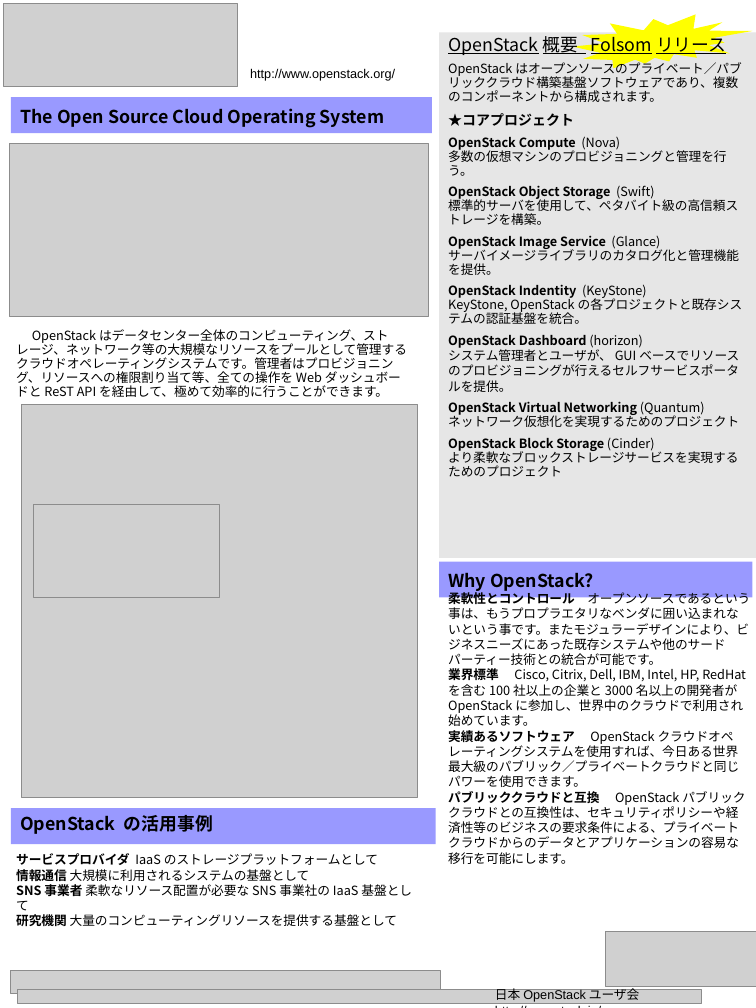
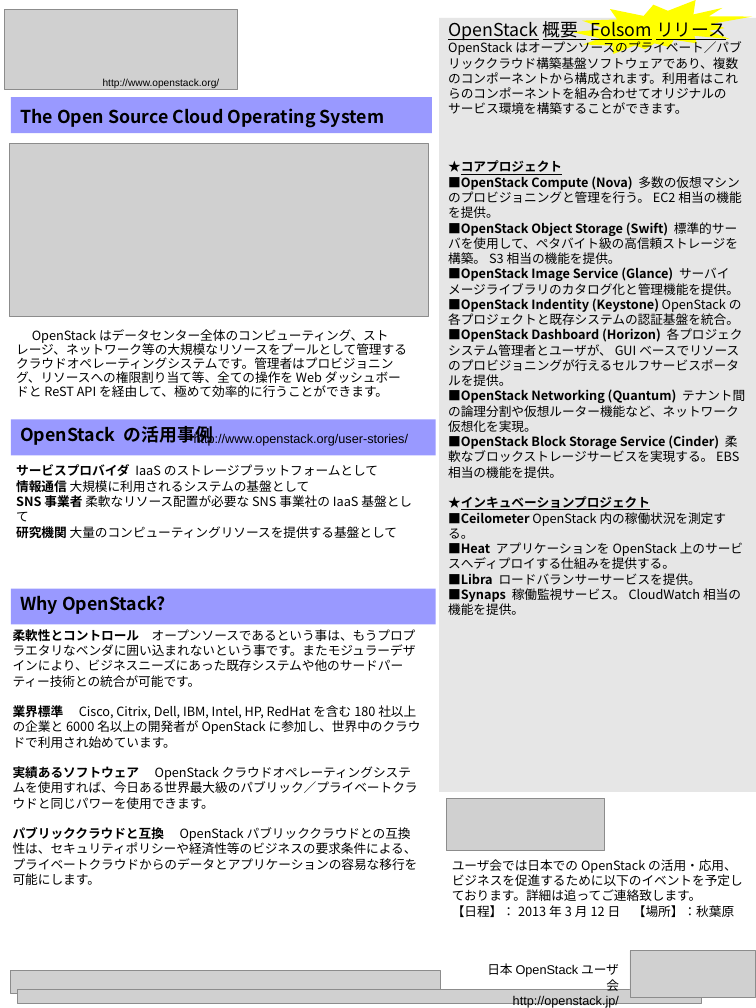
Before and after one commit to irixjp/openstack-leaflet, a slide deck: slide 1 of OpenStack-leaflet.odp. Drawn at 756x1008 pixels with LibreOffice and Linux fonts; fonts in the diff are those of the drawing; grey boxes stand for pictures. Boxes give left, top, right and bottom in pixels: in the first picture for what was removed or moved away, otherwise in the second. Text is boxed around its words. In the diff, an @@ line names an element or a change of style, - is before the commit and + after.

```diff
--- a/OpenStack-leaflet.odp
+++ b/OpenStack-leaflet.odp
@@ picture: place and size @@
-picture at box(4, 4, 238, 87)
+picture at box(5, 9, 238, 90)
@@ rectangle: place and size @@
-rectangle at box(439, 32, 755, 558)
+rectangle at box(439, 18, 755, 792)
@@ irregular seal: place and size @@
-irregular seal at box(572, 15, 752, 69)
+irregular seal at box(572, 0, 752, 54)
@@ text added at box(448, 39, 741, 114), 10 pt, text #000000 @@
+OpenStack概要 Folsomリリース
+OpenStackはオープンソースのプライベート／パブリッククラウド構築基盤ソフトウェアであり、複数のコンポーネントから構成されます。利用者はこれらのコンポーネントを組み合わせてオリジナルのサービス環境を構築することができます。
@@ text "http://www.openstack.org/": place and size @@
-text "http://www.openstack.org/" at box(250, 68, 395, 81)
+text "http://www.openstack.org/" at box(103, 78, 220, 88)
@@ text "http://www.openstack.org/" at box(103, 78, 220, 88): size 10 to 8 pt @@
@@ text at box(448, 60, 741, 102): paragraphs removed @@
-OpenStack概要 Folsomリリース
-OpenStackはオープンソースのプライベート／パブリッククラウド構築基盤ソフトウェアであり、複数のコンポーネントから構成されます。
@@ text "★コアプロジェクト": place and size @@
-text "★コアプロジェクト" at box(448, 60, 741, 477)
+text "★コアプロジェクト" at box(448, 160, 745, 615)
@@ text at box(448, 174, 745, 615): text changed @@
-OpenStack Compute (Nova)
-多数の仮想マシンのプロビジョニングと管理を行う。
-OpenStack Object Storage (Swift)
-標準的サーバを使用して、ペタバイト級の高信頼ストレージを構築。
-OpenStack Image Service (Glance)
-サーバイメージライブラリのカタログ化と管理機能を提供。
-OpenStack Indentity (KeyStone)
-KeyStone, OpenStackの各プロジェクトと既存システムの認証基盤を統合。
-OpenStack Dashboard (horizon)
-システム管理者とユーザが、GUIベースでリソースのプロビジョニングが行えるセルフサービスポータルを提供。
-OpenStack Virtual Networking (Quantum)
-ネットワーク仮想化を実現するためのプロジェクト
-OpenStack Block Storage (Cinder)
-より柔軟なブロックストレージサービスを実現するためのプロジェクト
+■OpenStack Compute (Nova) 多数の仮想マシンのプロビジョニングと管理を行う。EC2相当の機能を提供。
+■OpenStack Object Storage (Swift) 標準的サーバを使用して、ペタバイト級の高信頼ストレージを構築。S3相当の機能を提供。
+■OpenStack Image Service (Glance) サーバイメージライブラリのカタログ化と管理機能を提供。
+■OpenStack Indentity (Keystone) OpenStackの各プロジェクトと既存システムの認証基盤を統合。
+■OpenStack Dashboard (Horizon) 各プロジェクシステム管理者とユーザが、GUIベースでリソースのプロビジョニングが行えるセルフサービスポータルを提供。
+■OpenStack Networking (Quantum) テナント間の論理分割や仮想ルーター機能など、ネットワーク仮想化を実現。
+■OpenStack Block Storage Service (Cinder) 柔軟なブロックストレージサービスを実現する。EBS相当の機能を提供。
+★インキュベーションプロジェクト
+■Ceilometer OpenStack内の稼働状況を測定する。
+■Heat アプリケーションをOpenStack上のサービスへディプロイする仕組みを提供する。
+■Libra ロードバランサーサービスを提供。
+■Synaps 稼働監視サービス。CloudWatch相当の機能を提供。
@@ text at box(448, 160, 562, 175): size 11 to 10 pt, bold off, underline on in "★コアプロジェクト" @@
@@ text "OpenStack の活用事例": place and size @@
-text "OpenStack の活用事例" at box(20, 815, 213, 834)
+text "OpenStack の活用事例" at box(20, 426, 213, 446)
@@ rectangle added at box(11, 420, 436, 455), fill #9999FF @@
@@ text added at box(194, 433, 409, 446), 10 pt, text #000000 @@
+http://www.openstack.org/user-stories/
@@ text "サービスプロバイダ IaaSのストレージプラットフォームとして": place and size @@
-text "サービスプロバイダ IaaSのストレージプラットフォームとして" at box(16, 853, 397, 929)
+text "サービスプロバイダ IaaSのストレージプラットフォームとして" at box(16, 464, 397, 540)
@@ picture removed at box(34, 504, 219, 597) @@
@@ rectangle removed at box(439, 561, 752, 597) @@
@@ rectangle: place and size @@
-rectangle at box(11, 808, 436, 844)
+rectangle at box(11, 589, 436, 624)
@@ text added at box(20, 595, 166, 614), 14 pt, text #000000, bold @@
+Why OpenStack?
@@ text at box(448, 572, 594, 593): paragraph removed @@
-Why OpenStack?
@@ text "柔軟性とコントロール オープンソースであるという事は、もうプロプラエタリなベンダに囲い込まれないという事です。またモジュ ...": place and size @@
-text "柔軟性とコントロール オープンソースであるという事は、もうプロプラエタリなベンダに囲い込まれないという事です。またモジュ ..." at box(448, 572, 750, 864)
+text "柔軟性とコントロール オープンソースであるという事は、もうプロプラエタリなベンダに囲い込まれないという事です。またモジュ ..." at box(13, 629, 421, 885)
@@ text at box(13, 703, 421, 748): text changed @@
-業界標準 Cisco, Citrix, Dell, IBM, Intel, HP, RedHatを含む100社以上の企業と3000名以上の開発者がOpenStackに参加し、世界中のクラウドで利用され始めています。
+業界標準 Cisco, Citrix, Dell, IBM, Intel, HP, RedHatを含む180社以上の企業と6000名以上の開発者がOpenStackに参加し、世界中のクラウドで利用され始めています。
@@ picture: place and size @@
-picture at box(22, 404, 418, 797)
+picture at box(446, 798, 605, 850)
@@ text added at box(452, 859, 743, 917), 10 pt, text #000000 @@
+ユーザ会では日本でのOpenStackの活用・応用、ビジネスを促進するために以下のイベントを予定しております。詳細は追ってご連絡致します。
+【日程】：2013年3月12日 【場所】：秋葉原
@@ picture: place and size @@
-picture at box(605, 931, 756, 985)
+picture at box(630, 951, 756, 997)
@@ text at box(487, 963, 619, 1008): text changed @@
-日本OpenStackユーザ会 http://openstack.jp/
+日本OpenStackユーザ会
+http://openstack.jp/
```
Also in this commit, not shown: 1 other file.
